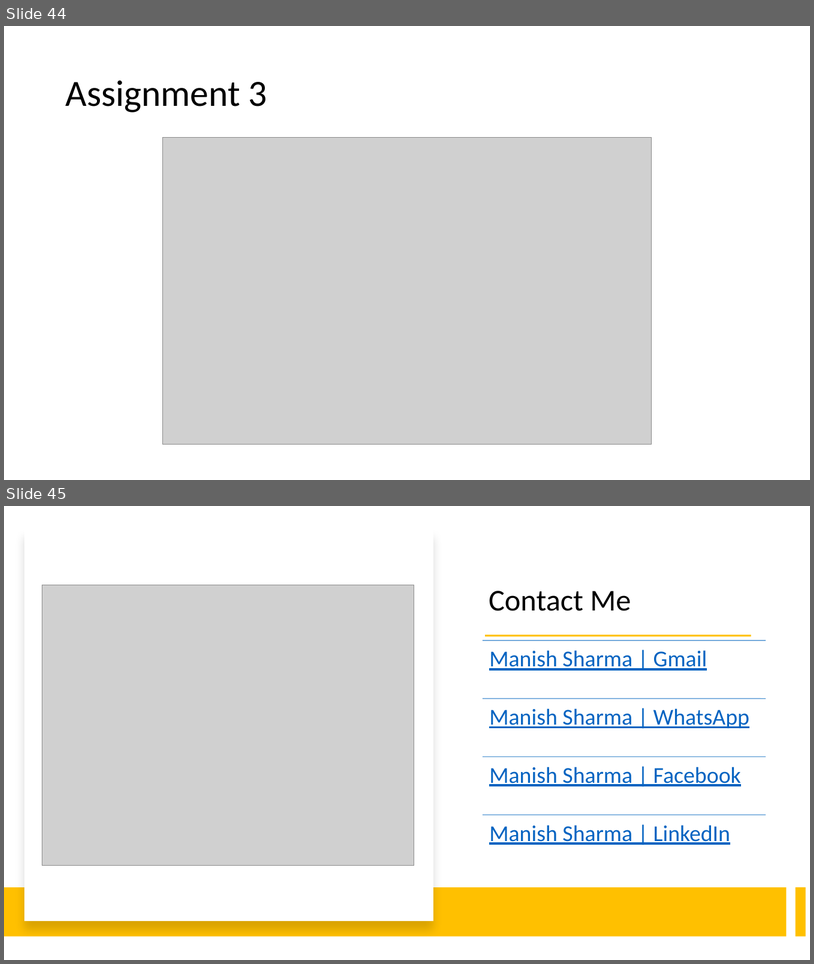
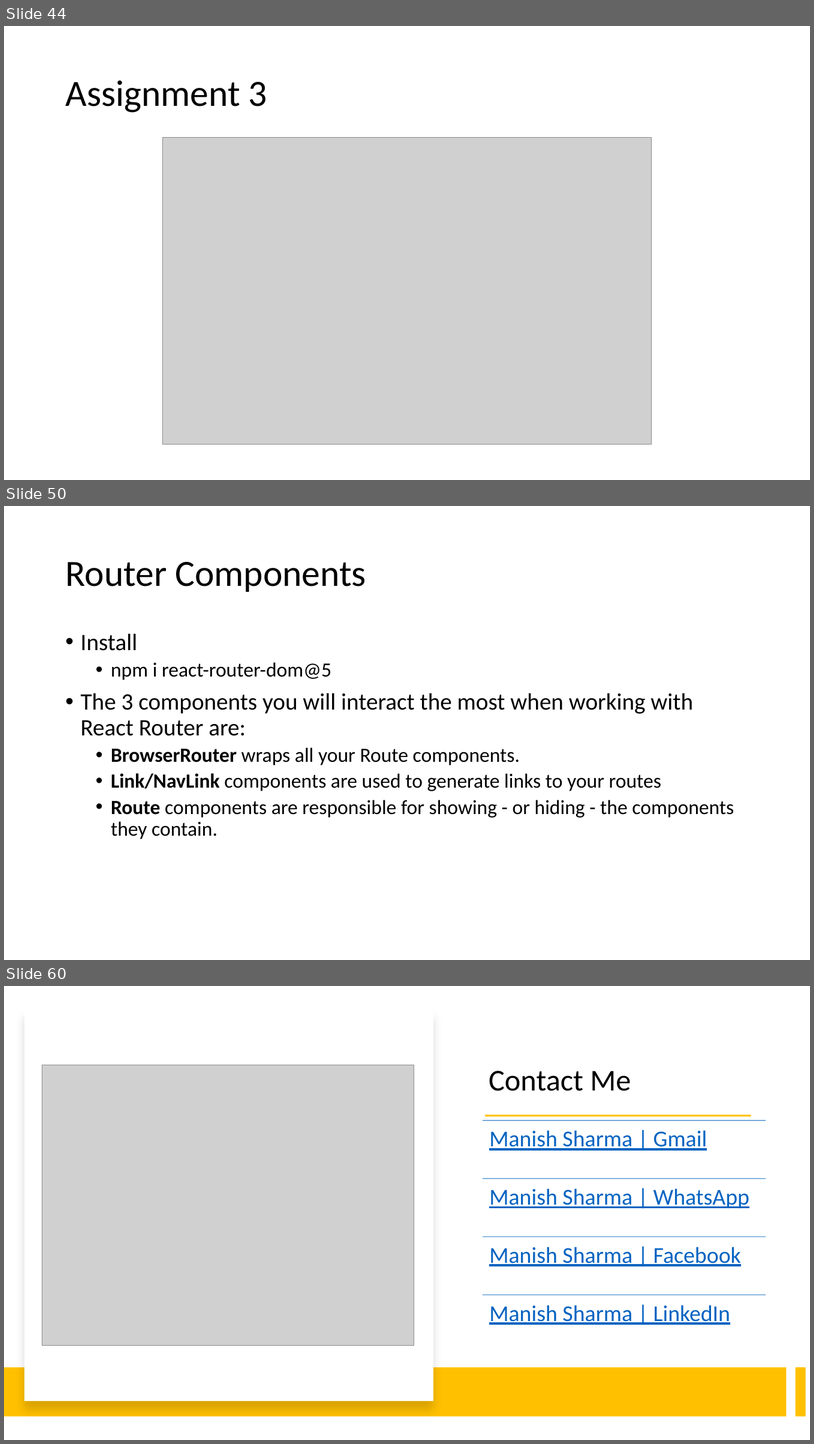
Before and after one commit to explore-with-manish/im-jan24, a slide deck: React/Notes/React.pptx. Shown one above the other, each under a label of ours: slides 44 and 45 before the commit, slides 44, 50 and 60 after it; the slides between them are not shown. The pictures are 814x964 and 814x1444 pixels, drawn with LibreOffice and Linux fonts; fonts in the diff are those of the drawing; grey boxes stand for pictures. Boxes give left, top, right and bottom in pixels: in the first picture for what was removed or moved away, otherwise in the second. Text is boxed around its words. In the diff, an @@ line names an element or a change of style, - is before the commit and + after.

Commit message:
Securing Routes

```diff
--- a/React/Notes/React.pptx
+++ b/React/Notes/React.pptx
@@ slide 50 added at (4,506,810,960), background #FFFFFF @@
@@ title added at (65,562,366,592), 44 pt, text #000000 @@
+Router Components
@@ text added at (81,633,734,839), 24 pt, text #000000 @@
+• Install
+  • npm i react-router-dom@5
+• The 3 components you will interact the most when working with React Router are:
+  • BrowserRouter wraps all your Route components.
+  • Link/NavLink components are used to generate links to your routes
+  • Route components are responsible for showing - or hiding - the components they contain.
@@ what was slide 45 is now slide 60 @@
```
Also in this commit, not shown: 14 other slides added, 53 other files.
